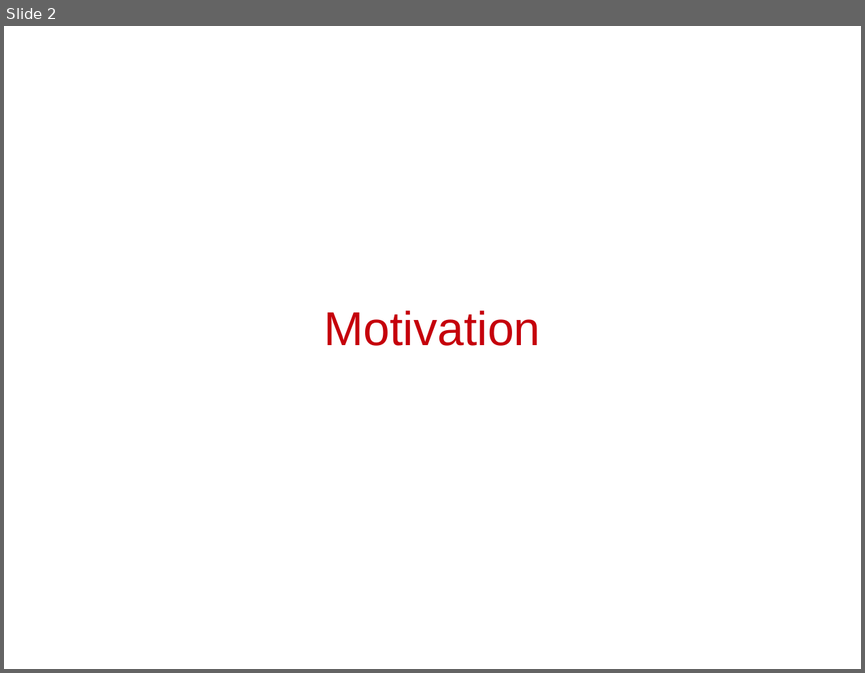
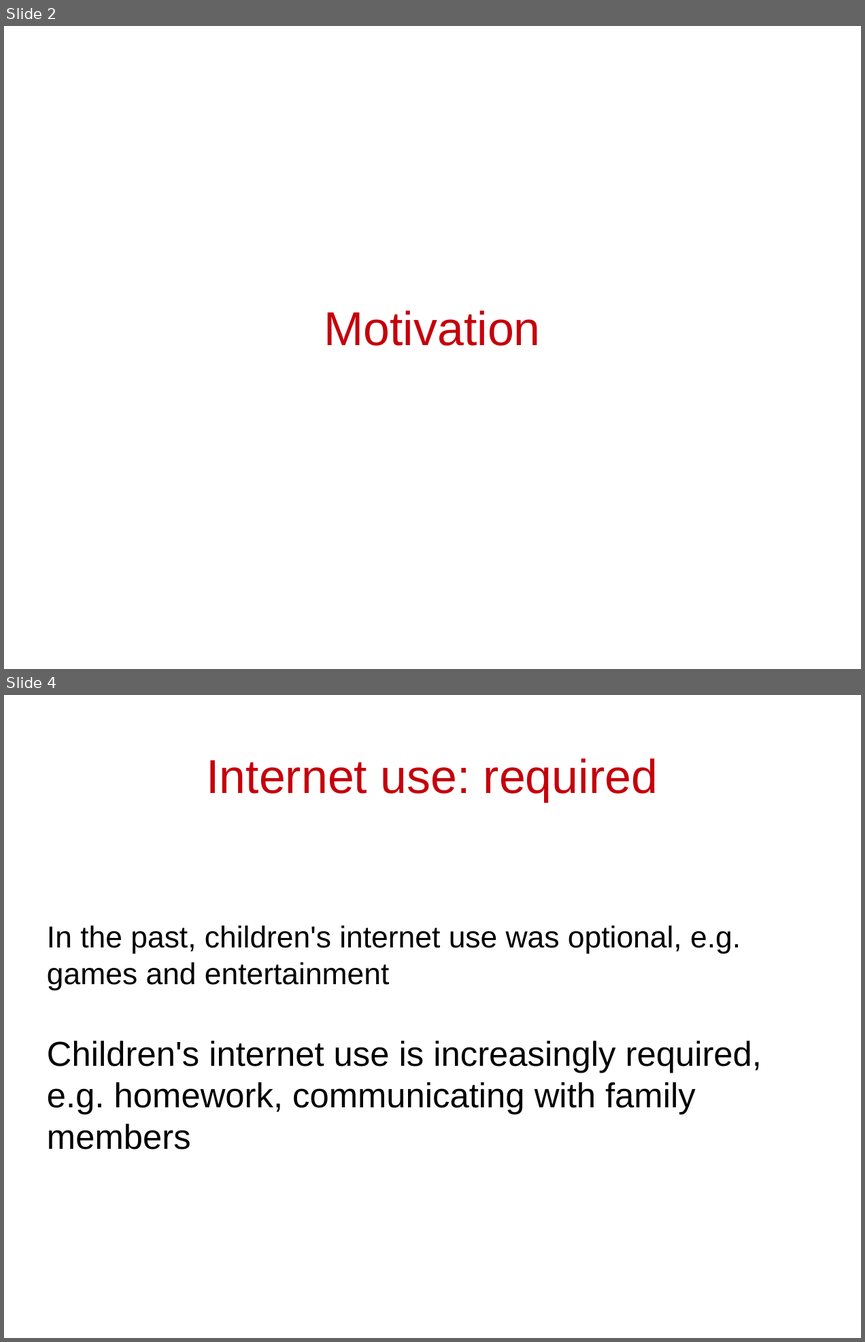
Before and after one commit to cschreiner/kindsicher, a slide deck: proj/presentation_dec09/combined.odp. Shown one above the other, each under a label of ours: slide 2 before the commit, slides 2 and 4 after it; the slides between them are not shown. The pictures are 865x673 and 865x1342 pixels, drawn with LibreOffice and Linux fonts; fonts in the diff are those of the drawing. Boxes give left, top, right and bottom in pixels: in the first picture for what was removed or moved away, otherwise in the second. Text is boxed around its words. In the diff, an @@ line names an element or a change of style, - is before the commit and + after.

```diff
--- a/proj/presentation_dec09/combined.odp
+++ b/proj/presentation_dec09/combined.odp
@@ slide 4 added at <box>4,695,861,1338</box>, background #FFFFFF @@
@@ title added at <box>207,758,657,802</box>, 44 pt, text #C5000B @@
+Internet use: required
@@ subtitle added at <box>47,925,762,1149</box>, 32 pt, text #000000 @@
+In the past, children's internet use was optional, e.g. games and entertainment
+Children's internet use is increasingly required, e.g. homework, communicating with family members
```
Also in this commit, not shown: 11 slides changed, 30 other slides added.
